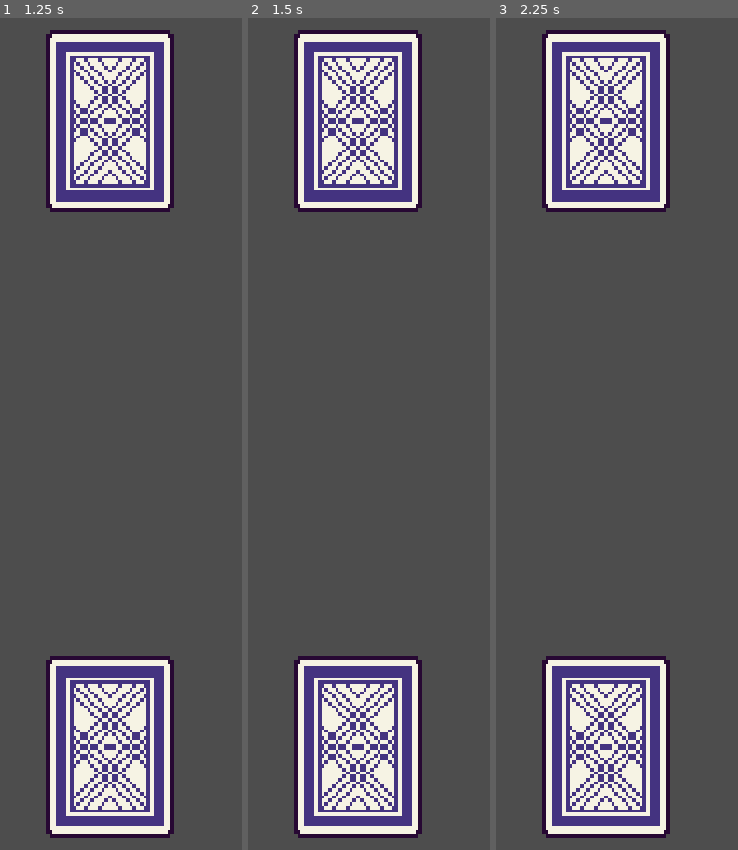
Above: before the commit, frames 1-3 (left to right).
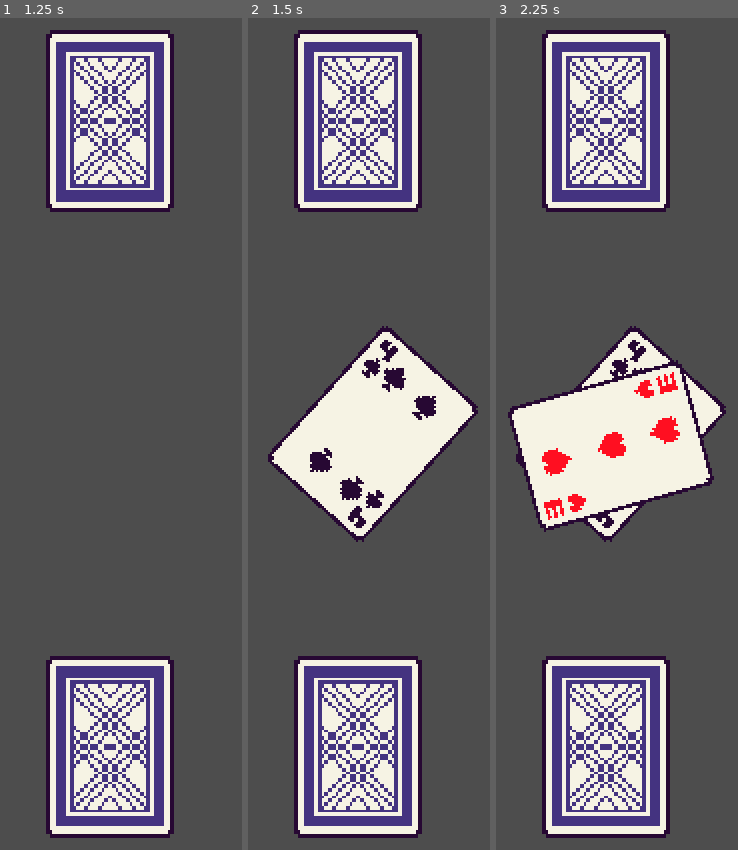
Above: after the commit, the same moments.

Repository: tchrjs/egyptian-war
Game: Godot game, scene res://main.tscn
Two runs of this game, one before a commit and one after it. Both use one fixed random seed, a clock stepped at 60 frames per second and the inputs below.
Inputs (mouse positions are in pixels of both pictures, inside the frame that each line leads up to):
- Up to frame 1 (1.25 s): tap Enter at 0.5 s; click (108, 434) at 0.67 s
- Up to frame 2 (1.5 s): tap Space at 1.25 s; move the mouse to (356, 117) at 1.27 s; click (356, 117) at 1.42 s
- Up to frame 3 (2.25 s): tap Enter at 2 s; move the mouse to (604, 750) at 2.02 s; click (604, 750) at 2.17 s

Frame 1 is identical in both runs. In frame 2, 12% of the frame differs, in the area x 8-96%, y 37-63%; in frame 3, 14%, in the area x 4-96%, y 37-63%.

Commit message:
added in rules to the game

Diff:
--- a/components/cards/card_template.gd
+++ b/components/cards/card_template.gd
@@ -34,3 +34,6 @@
 
 func random_float_in_range(_min: float, _max: float) -> float:
 	return randf() * (_max - _min) + _min
+
+func get_rank() -> int:
+	return card_data.rank
--- a/components/entity/entity.gd
+++ b/components/entity/entity.gd
@@ -13,11 +13,14 @@
 func toggle(_toggle: bool):
 	click_area.input_pickable = _toggle
 
-func deck_clicked():
-	pass
-
 # Handles deck input events.
 func _on_click_area_input_event(_viewport: Node, event: InputEvent, _shape_idx: int):
+	if deck.is_empty():
+		return
+
 	if event is InputEventMouseButton and event.pressed:
 		if event.button_index == MOUSE_BUTTON_LEFT:
 			deck_clicked()
+
+func deck_clicked():
+	pass
--- a/components/settings/settings.tres
+++ b/components/settings/settings.tres
@@ -5,6 +5,6 @@
 [resource]
 script = ExtResource("1_l0eaa")
 doubles = true
-sandwhiches = false
+sandwhiches = true
 ultimate_sandwhiches = false
 tens = false
--- a/scenes/game/game.gd
+++ b/scenes/game/game.gd
@@ -41,3 +41,51 @@
 # Handles what happens when a player slaps the dealer's deck.
 func _on_dealer_deck_slapped():
 	is_checking = true
+	var has_won = is_win()
+	print(has_won)
+
+# Loop through all rules and check if one of them results in a win.
+func is_win():
+	var check_methods = ["is_double", "is_sandwhich", "is_ultimate_sandwhich", "is_tens"]
+	for method in check_methods:
+		if call(method):
+			return true
+	return false
+
+# Check if the front 2 cards' rank matches.
+func is_double() -> bool:
+	if !settings.doubles:
+		return false
+
+	var dealer_cards = dealer.deck.cards;
+	var deck_size = dealer_cards.size();
+
+	if deck_size >= 2:
+		if dealer_cards[deck_size - 1].get_rank() == dealer_cards[deck_size - 2].get_rank():
+			return true
+	return false
+
+# Check if there is 2 cards of the same rank with another card inbetween.
+func is_sandwhich() -> bool:
+	if !settings.sandwhiches:
+		return false
+
+	var dealer_cards = dealer.deck.cards;
+	var deck_size = dealer_cards.size();
+
+	if deck_size >= 3:
+		if dealer_cards[deck_size - 1].get_rank() == dealer_cards[deck_size - 3].get_rank():
+			return true
+	return false
+
+# Check if front and back cards' rank matches.
+func is_ultimate_sandwhich() -> bool:
+	if !settings.ultimate_sandwhiches:
+		return false
+	return false
+
+# Check if the first 2 numbers cards adds up to 10.
+func is_tens() -> bool:
+	if !settings.tens:
+		return false
+	return false
--- a/scenes/game/game.tscn
+++ b/scenes/game/game.tscn
@@ -3,7 +3,7 @@
 [ext_resource type="Script" path="res://util/state_machine/state_machine.gd" id="1_3e6xi"]
 [ext_resource type="PackedScene" uid="uid://dcx6nvfmchlpi" path="res://components/entity/dealer/dealer.tscn" id="1_dph4q"]
 [ext_resource type="Script" path="res://scenes/game/game.gd" id="1_e7ady"]
-[ext_resource type="Script" path="res://components/settings/settings.gd" id="2_f4hk8"]
+[ext_resource type="Resource" uid="uid://dvihdnexusj4v" path="res://components/settings/settings.tres" id="2_uhmyy"]
 [ext_resource type="Script" path="res://scenes/game/states/deal_state.gd" id="3_irwk2"]
 [ext_resource type="Script" path="res://scenes/game/states/draw_state.gd" id="4_mcjrq"]
 [ext_resource type="Script" path="res://scenes/game/states/check_state.gd" id="5_6fpe4"]
@@ -11,7 +11,7 @@
 
 [node name="Game" type="Node" node_paths=PackedStringArray("dealer")]
 script = ExtResource("1_e7ady")
-settings = ExtResource("2_f4hk8")
+settings = ExtResource("2_uhmyy")
 dealer = NodePath("Dealer")
 
 [node name="StateMachine" type="Node" parent="." node_paths=PackedStringArray("initial_state")]
